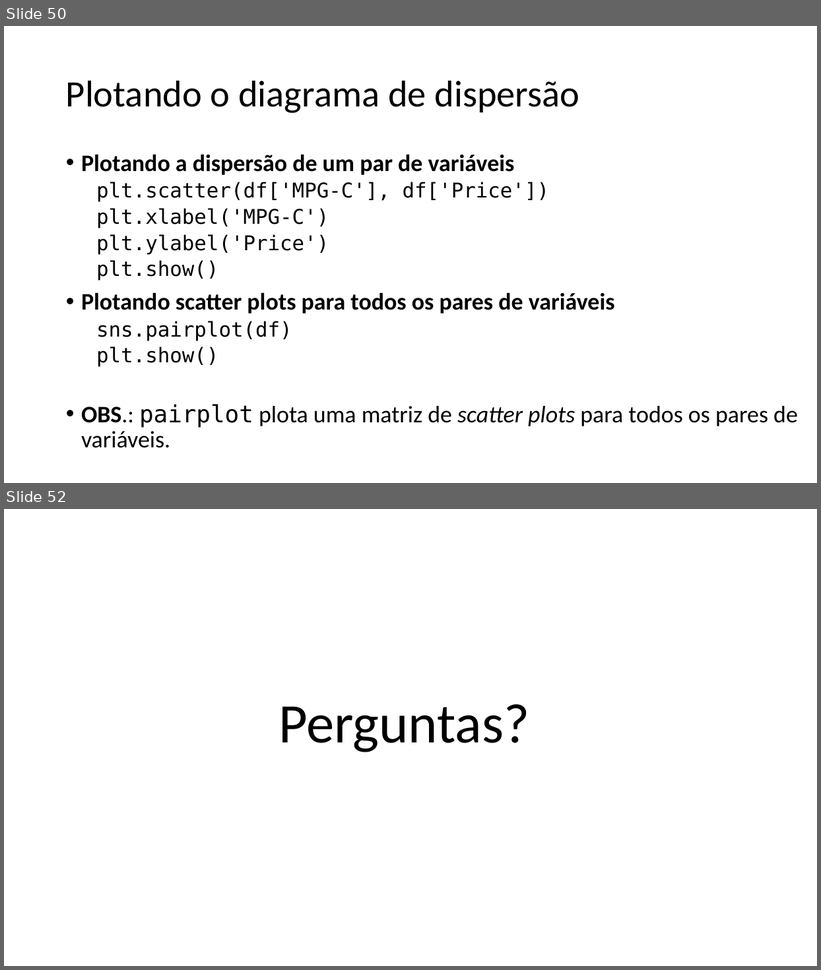
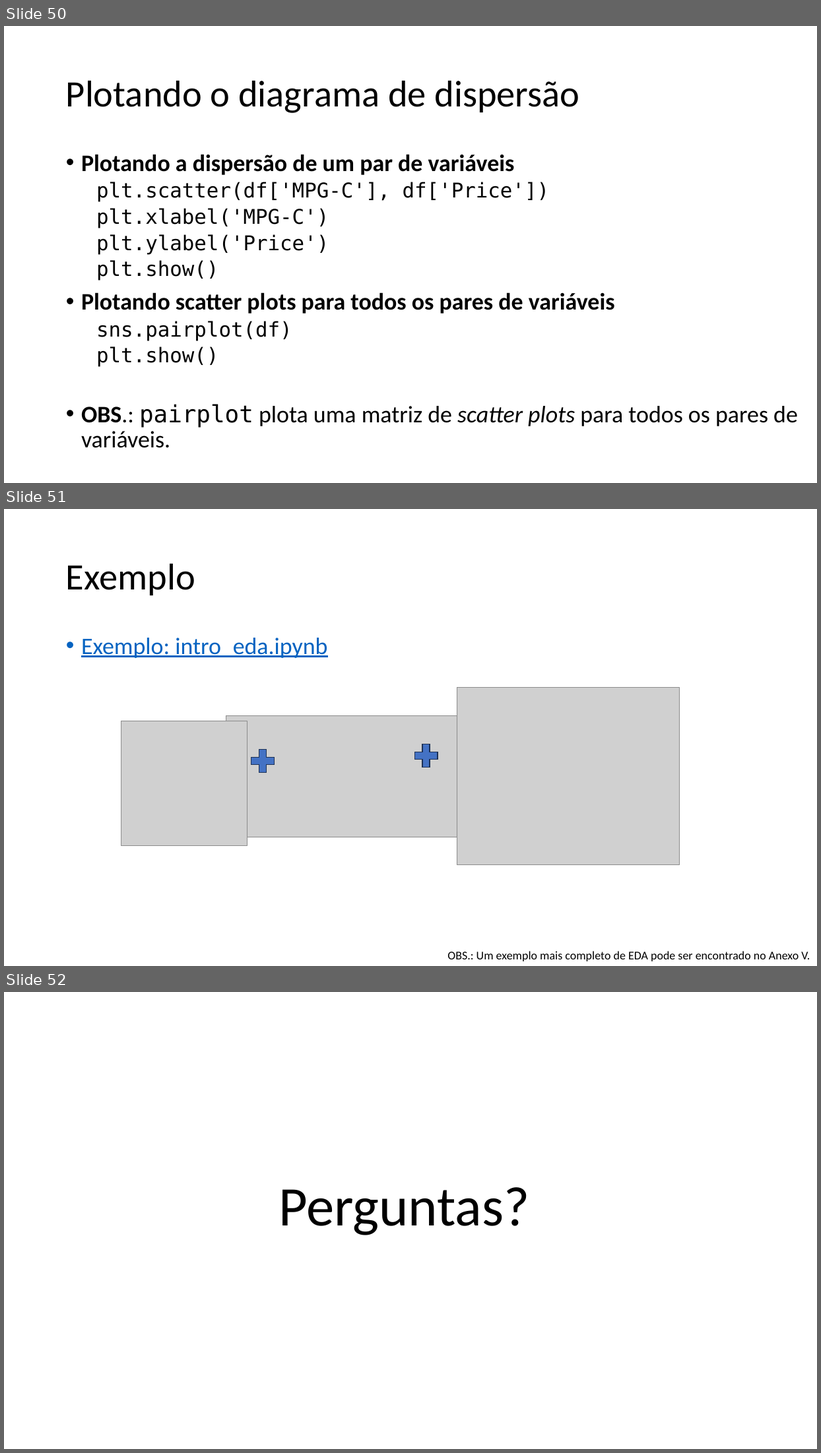
Before and after one commit to zz4fap/c24_inteligencia_artificial, a slide deck: slides/C24_EDA.pptx. Shown one above the other, each under a label of ours: slides 50 and 52 before the commit, slides 50, 51 and 52 after it; the slides between them are not shown. The pictures are 821x970 and 821x1453 pixels, drawn with LibreOffice and Linux fonts; fonts in the diff are those of the drawing; grey boxes stand for pictures. Boxes give left, top, right and bottom in pixels: in the first picture for what was removed or moved away, otherwise in the second. Text is boxed around its words. In the diff, an @@ line names an element or a change of style, - is before the commit and + after.

```diff
--- a/slides/C24_EDA.pptx
+++ b/slides/C24_EDA.pptx
@@ slide 51 added at bbox=[4, 509, 817, 966], background #FFFFFF @@
@@ title added at bbox=[66, 563, 195, 595], 44 pt, text #000000 @@
+Exemplo
@@ text added at bbox=[81, 638, 327, 658], 28 pt, text #0563C1, underline @@
+• Exemplo: intro_eda.ipynb
@@ group added at bbox=[121, 688, 679, 865]: 3 pictures, 2 plus signs @@
@@ text added at bbox=[448, 951, 810, 962], 14 pt, text #000000 @@
+OBS.: Um exemplo mais completo de EDA pode ser encontrado no Anexo V.
```
Also in this commit, not shown: 1 slide changed, 1 other slide added, 1 other file.
